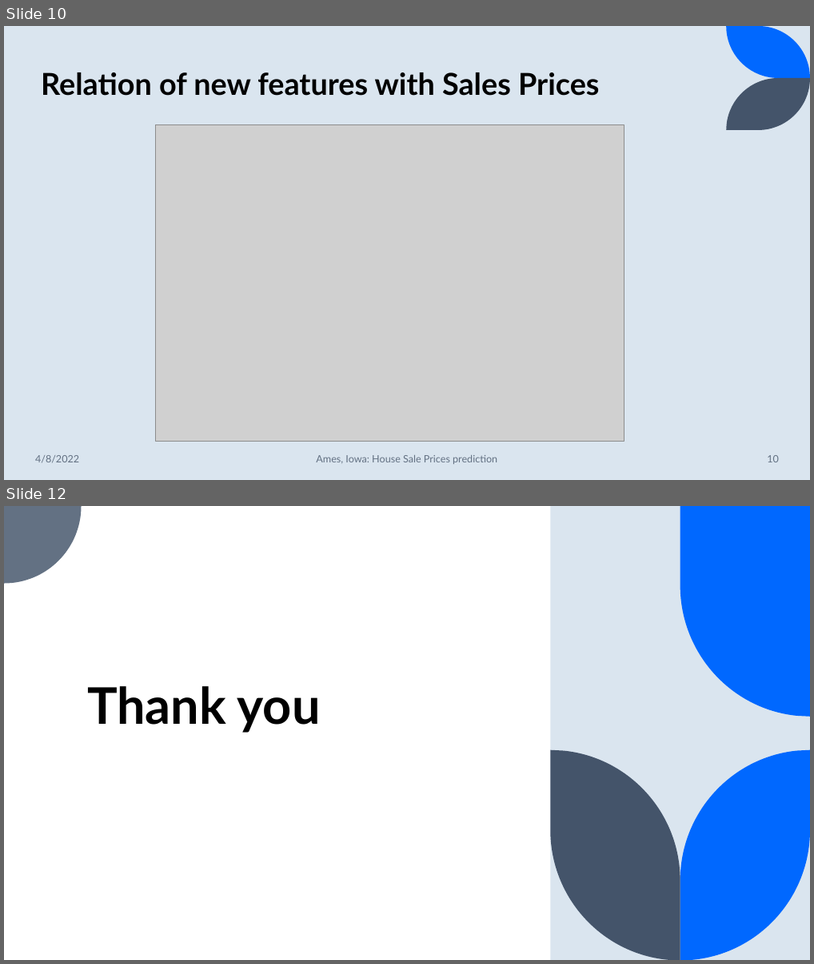
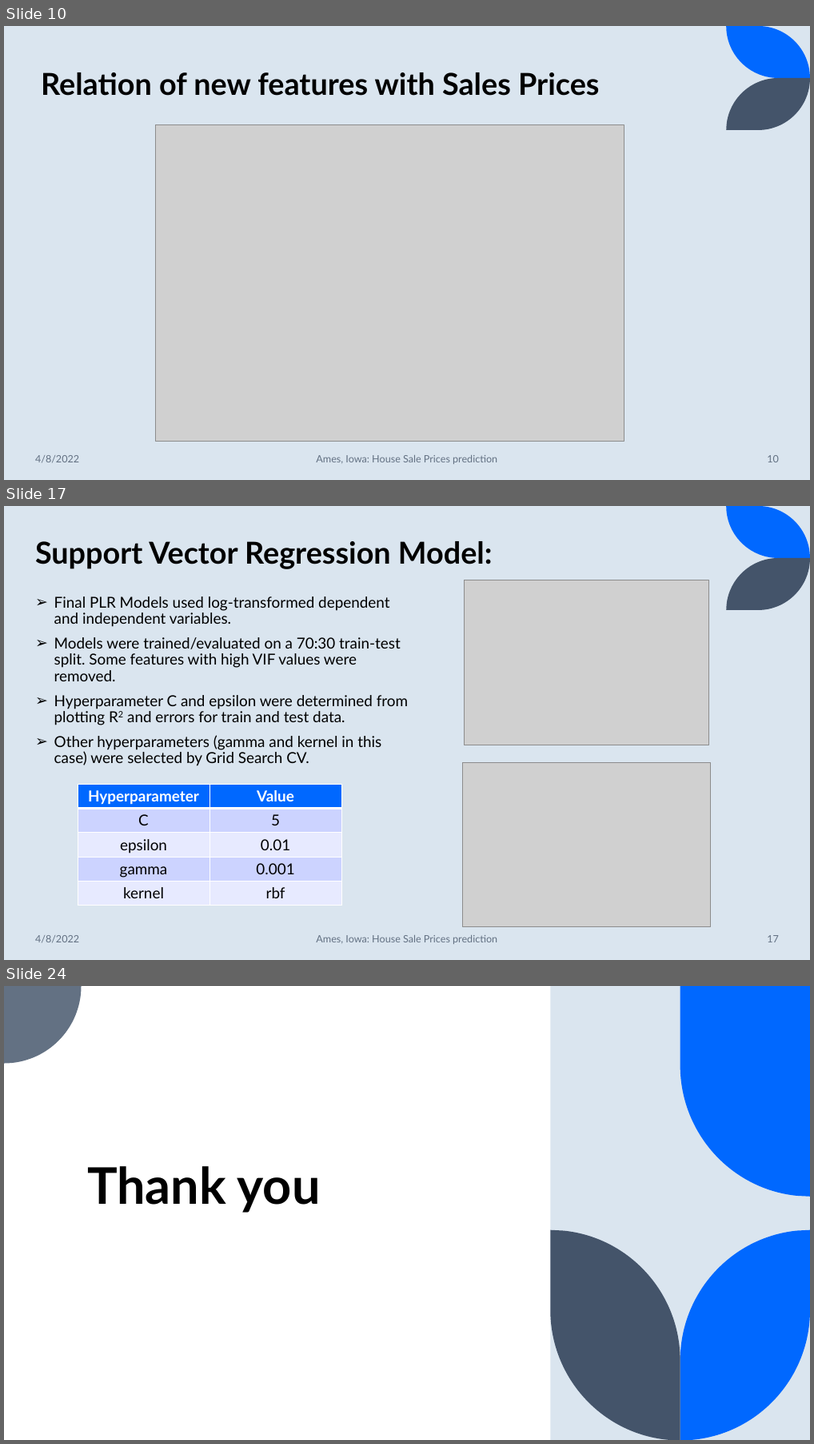
Before and after one commit to suhitasva/ML_Project, a slide deck: ML_Project.pptx. Shown one above the other, each under a label of ours: slides 10 and 12 before the commit, slides 10, 17 and 24 after it; the slides between them are not shown. The pictures are 814x964 and 814x1444 pixels, drawn with LibreOffice and Linux fonts; fonts in the diff are those of the drawing; grey boxes stand for pictures. Boxes give left, top, right and bottom in pixels: in the first picture for what was removed or moved away, otherwise in the second. Text is boxed around its words. In the diff, an @@ line names an element or a change of style, - is before the commit and + after.

```diff
--- a/ML_Project.pptx
+++ b/ML_Project.pptx
@@ slide 17 added at (x1=4, y1=506, x2=810, y2=960), background #DAE5EF; not listed: 2 template elements that a slide beside it also shows @@
@@ title added at (x1=35, y1=541, x2=493, y2=569), 36 pt, text #000000, bold @@
+Support Vector Regression Model:
@@ text added at (x1=54, y1=596, x2=408, y2=766), 18 pt, text #000000 @@
+➢ Final PLR Models used log-transformed dependent and independent variables.
+➢ Models were trained/evaluated on a 70:30 train-test split. Some features with high VIF values were removed.
+➢ Hyperparameter C and epsilon were determined from plotting R2 and errors for train and test data.
+➢ Other hyperparameters (gamma and kernel in this case) were selected by Grid Search CV.
@@ picture added at (x1=464, y1=580, x2=710, y2=745) @@
@@ picture added at (x1=463, y1=762, x2=711, y2=927) @@
@@ table added at (x1=78, y1=784, x2=342, y2=904), 5 rows, 2 columns @@
+Hyperparameter | Value
+C | 5
+epsilon | 0.01
+gamma | 0.001
+kernel | rbf
@@ text added at (x1=35, y1=935, x2=79, y2=943), 12 pt, text #637183 @@
+4/8/2022
@@ text added at (x1=316, y1=935, x2=498, y2=944), 12 pt, text #637183 @@
+Ames, Iowa: House Sale Prices prediction
@@ page number added at (x1=767, y1=935, x2=779, y2=942), 12 pt, text #637183 @@
+17
@@ what was slide 12 is now slide 24 @@
```
Also in this commit, not shown: 12 other slides added, 1 slide removed.
